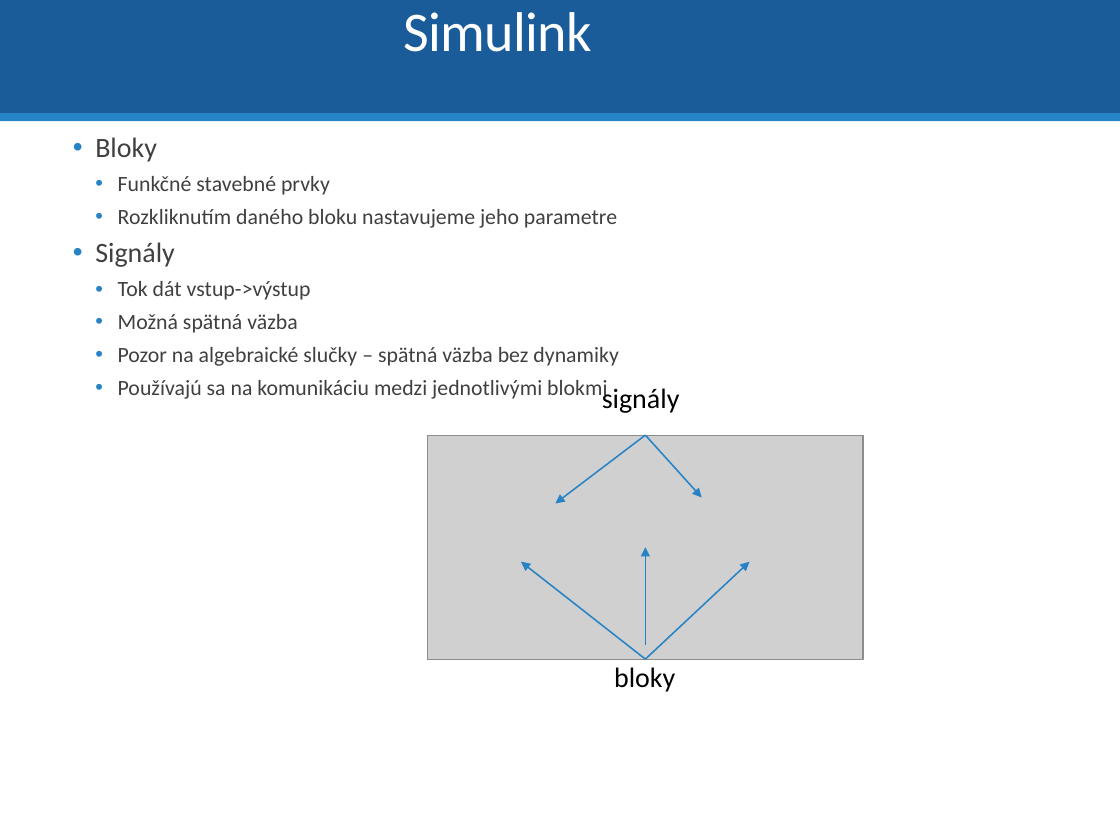
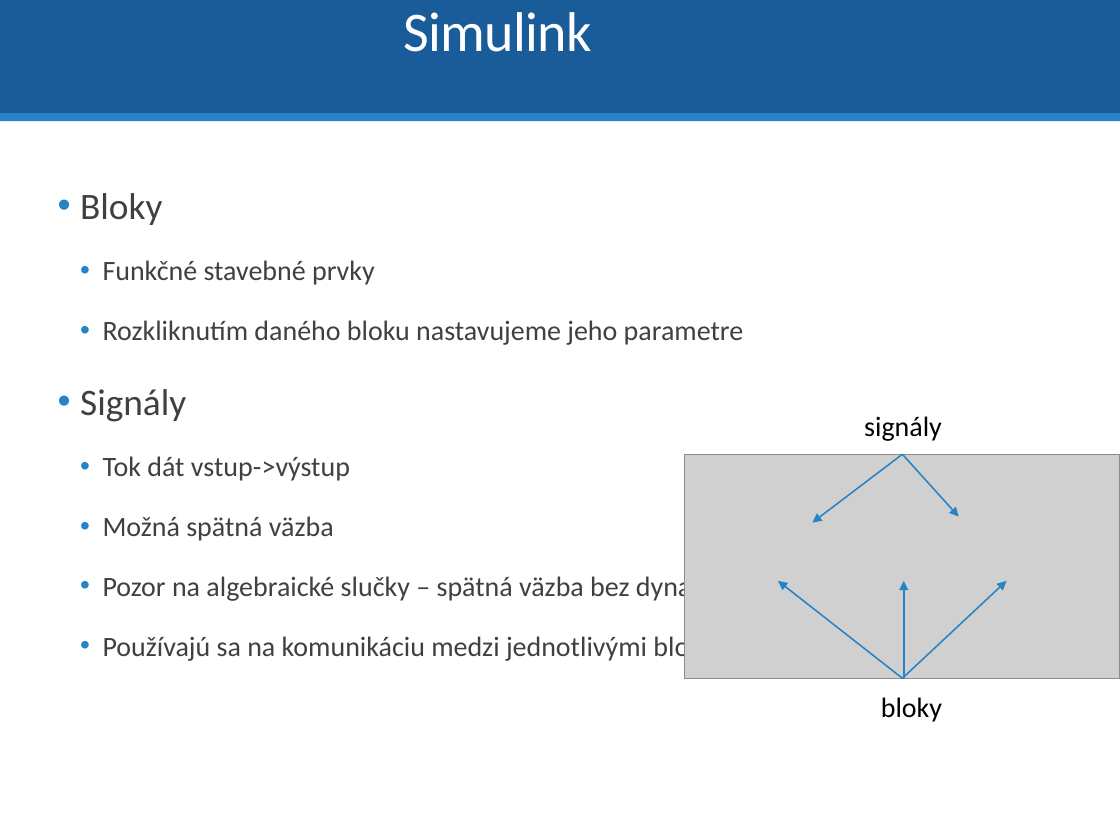
Before and after one commit to dodekm/TeamProjektKybernetika, a slide deck: slide 35 of Nove prednasky/P0_Opakovanie_Matlab_Simulink.pptx (slide 32 before the commit). Drawn at 1120x840 pixels with LibreOffice and Linux fonts; fonts in the diff are those of the drawing; grey boxes stand for pictures. Boxes give left, top, right and bottom in pixels: in the first picture for what was removed or moved away, otherwise in the second. Text is boxed around its words. In the diff, an @@ line names an element or a change of style, - is before the commit and + after.

```diff
--- a/Nove prednasky/P0_Opakovanie_Matlab_Simulink.pptx
+++ b/Nove prednasky/P0_Opakovanie_Matlab_Simulink.pptx
@@ text "Bloky": place and size @@
-text "Bloky" at <box>95,137,618,402</box>
+text "Bloky" at <box>80,193,746,663</box>
@@ text "Bloky" at <box>80,193,746,663</box>: size 18 to 24 pt in "Bloky", "Signály"; size 14 to 18 pt; line spacing 0.9 to 1.5 @@
@@ text "signály": place and size @@
-text "signály" at <box>602,385,680,413</box>
+text "signály" at <box>864,416,942,441</box>
@@ 2 arrows, 1 picture: place and size @@
-2 arrows, 1 picture at <box>428,436,864,660</box>
+2 arrows, 1 picture at <box>684,455,1120,679</box>
@@ arrow moved from (645, 436) - (702, 497) to (903, 455) - (959, 516) @@
@@ arrow moved from (645, 660) - (749, 562) to (903, 679) - (1007, 581) @@
@@ arrow moved from (645, 645) - (645, 548) to (904, 679) - (904, 581) @@
@@ text "bloky": place and size @@
-text "bloky" at <box>614,667,675,692</box>
+text "bloky" at <box>881,697,942,722</box>
```
Also in this commit, not shown: 28 other slides changed, 8 slides added, 4 slides removed, 1 other file.
